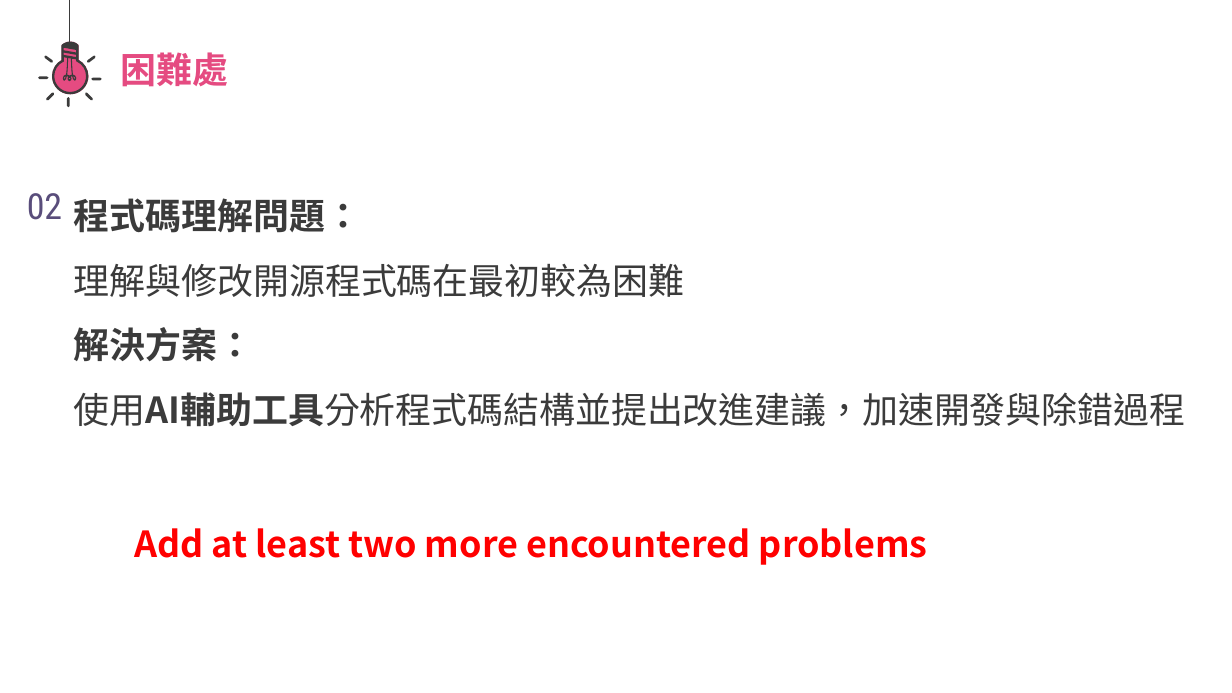
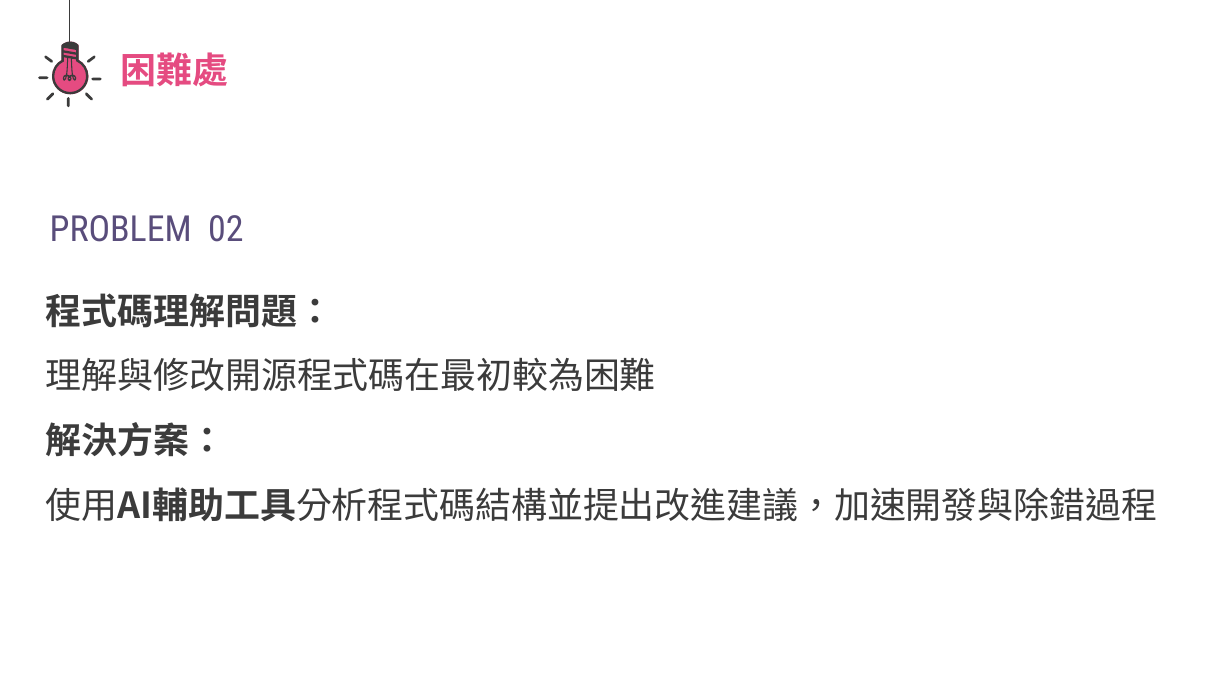
Before and after one commit to yoyo0213/oop-2025-proj-TA_v.s._Professor, a slide deck: slide 12 of oop final project.pptx. Drawn at 1232x693 pixels with LibreOffice and Linux fonts; fonts in the diff are those of the drawing. Boxes give left, top, right and bottom in pixels: in the first picture for what was removed or moved away, otherwise in the second. Text is boxed around its words. In the diff, an @@ line names an element or a change of style, - is before the commit and + after.

```diff
--- a/oop final project.pptx
+++ b/oop final project.pptx
@@ text at <box>50,215,243,242</box>: text changed @@
-02
+PROBLEM 02
@@ text "程式碼理解問題：": place and size @@
-text "程式碼理解問題：" at <box>74,198,1185,426</box>
+text "程式碼理解問題：" at <box>46,293,1157,521</box>
@@ text removed at <box>134,528,927,565</box> @@
-Add at least two more encountered problems
```
Also in this commit, not shown: 4 other slides changed, 1 other file.
